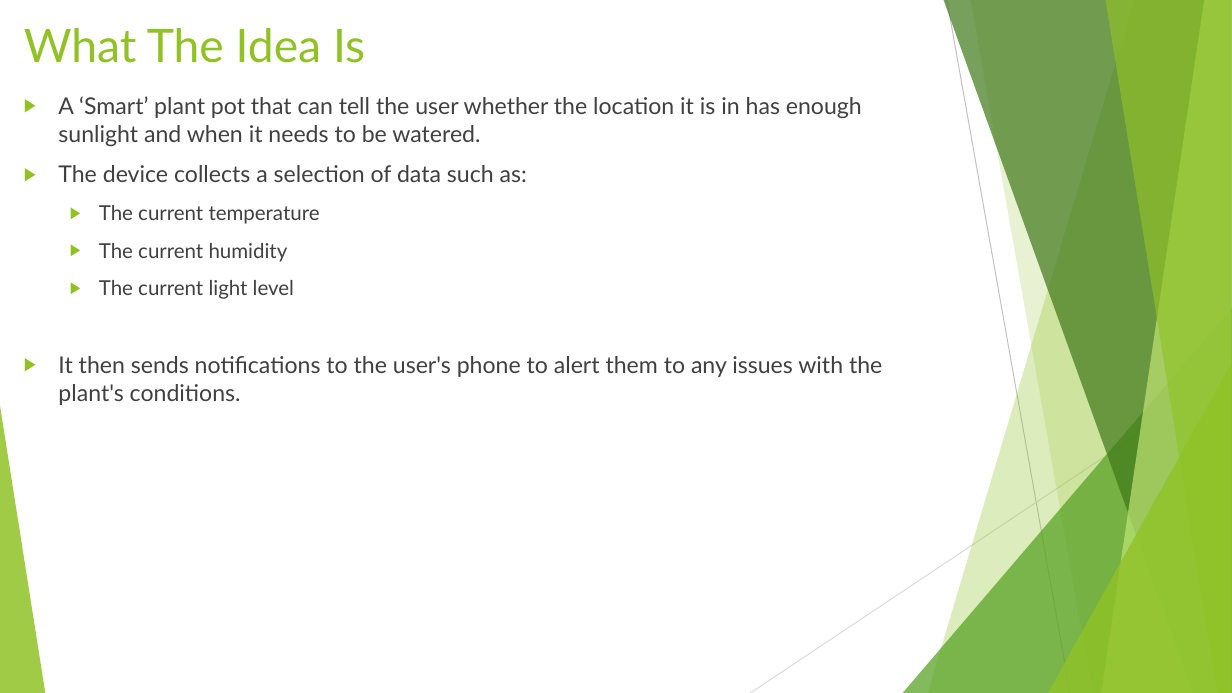
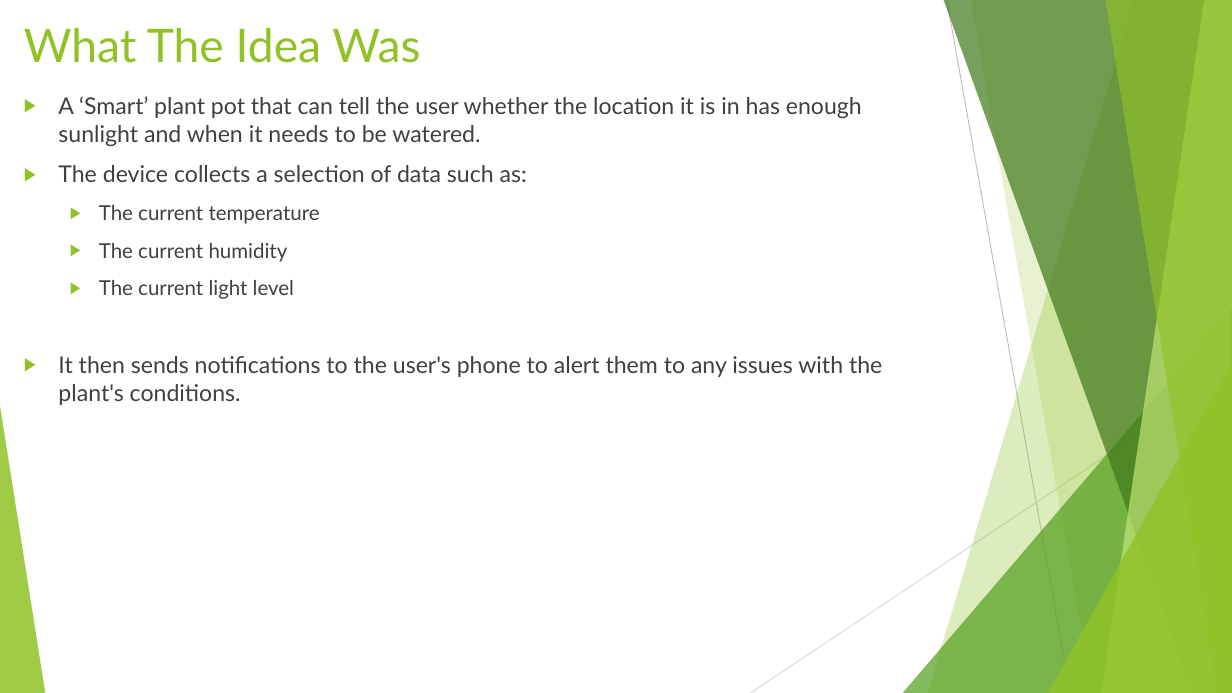
Before and after one commit to OliverWKRichardson/Internet-of-Things-Classwork, a slide deck: slide 2 of Assignment2/Design Jury/Presentation/or83 Design Jury.pptm. Drawn at 1232x693 pixels with LibreOffice and Linux fonts; fonts in the diff are those of the drawing. Boxes give left, top, right and bottom in pixels: in the first picture for what was removed or moved away, otherwise in the second. Text is boxed around its words. In the diff, an @@ line names an element or a change of style, - is before the commit and + after.

```diff
--- a/Assignment2/Design Jury/Presentation/or83 Design Jury.pptm
+++ b/Assignment2/Design Jury/Presentation/or83 Design Jury.pptm
@@ title at [24,28,420,63]: text changed @@
-What The Idea Is
+What The Idea Was
```
Also in this commit, not shown: 3 other slides changed, 1 slide added.
